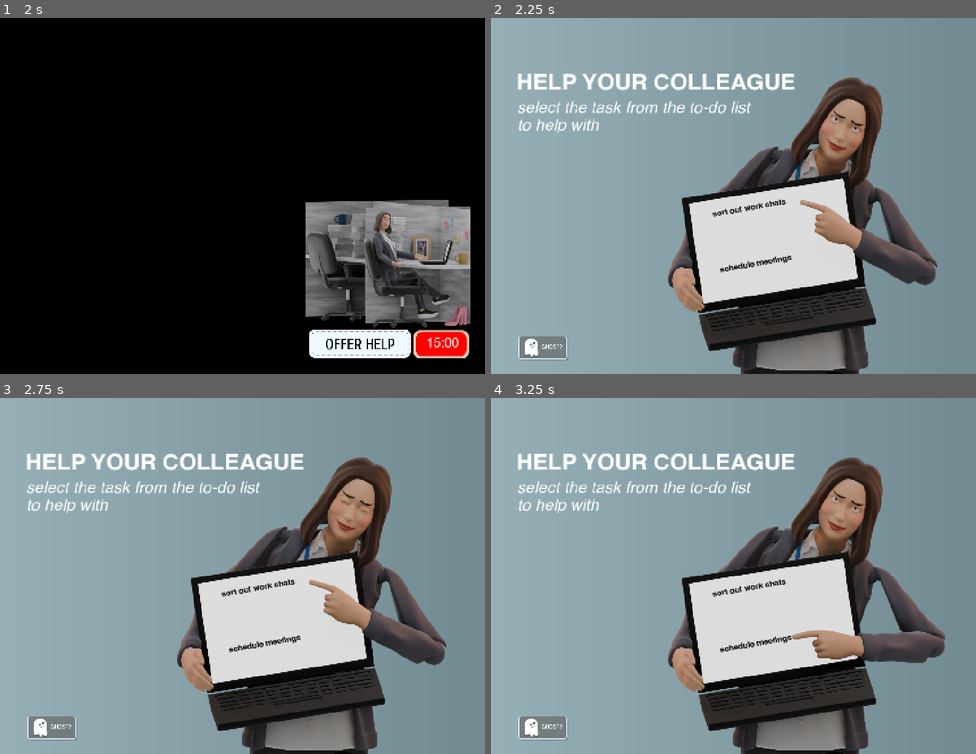
Above: before the commit, frames 1-4 (two rows, left to right).
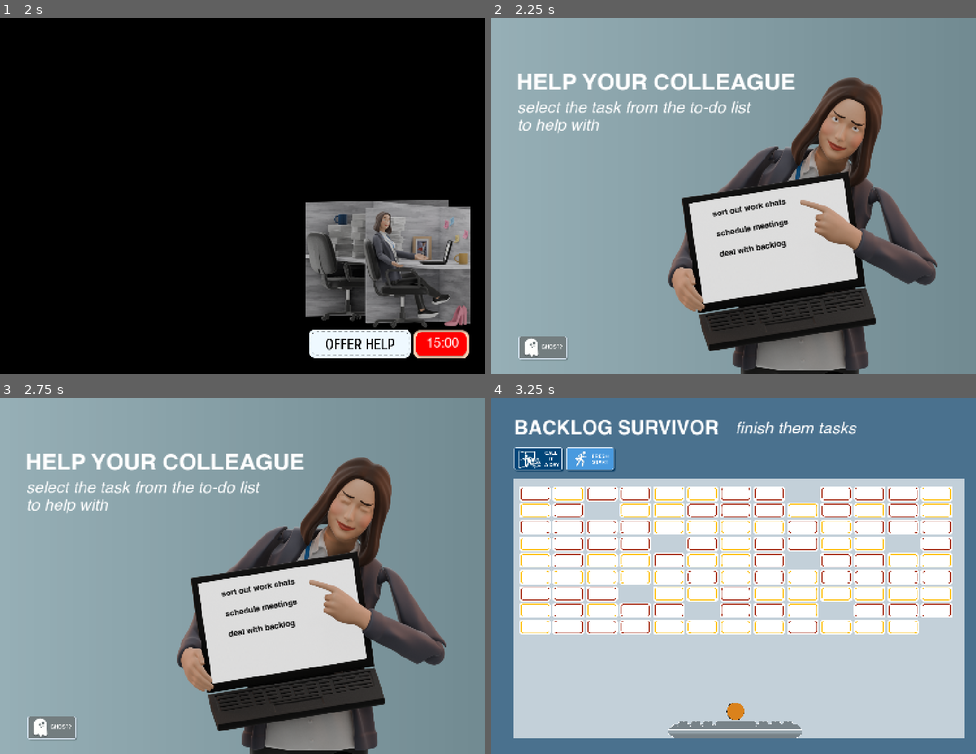
Above: after the commit, the same moments.

Repository: grkovalev/office-game
Game: Godot game, scene res://node.tscn
The game is run twice, just before and just after one commit, with the same random seed, the same clock (stepped at 60 frames per second) and the same inputs.
Inputs (mouse positions are in pixels of both pictures, inside the frame that each line leads up to):
- Up to frame 1 (2 s): click (441, 345) at 0.5 s; click "15:00" at 1.25 s
- Up to frame 2 (2.25 s): click (849, 345) at 2 s
- Up to frame 3 (2.75 s): no input
- Up to frame 4 (3.25 s): click (709, 636) at 2.77 s

Frame 1 is identical in both runs. In frame 2, 0.5% of the frame differs, in the area x 46-62%, y 56-72%; in frame 3, 0.5%; in frame 4, 99%, in the area x 0-100%, y 0-100%.

Commit message:
added arkanoid into menugamepick scene

Diff:
--- a/menugamepick.gd
+++ b/menugamepick.gd
@@ -2,15 +2,18 @@
 
 const MINESWEEPER_SCENE := preload("res://minesweeper.tscn")
 const CALENDARTETRIS_SCENE := preload("res://calendartetris.tscn")
+const BACKLOGARKANOID_SCENE := preload("res://backlogarkanoid.tscn")
 
 @onready var exitbtn: TextureButton = $exitbtn
 @onready var flagbtn_minesweeper: TextureButton = get_node("01_task/minesweeper_btn/01flagbtn")
 @onready var flagbtn_calendartetris: TextureButton = get_node("02_task/tetris_btn/02flagbtn")
+@onready var flagbtn_backlogarkanoid: TextureButton = get_node("03_task/tetris_btn/03flagbtn")
 
 func _ready() -> void:
 	exitbtn.pressed.connect(_on_exitbtn_pressed)
 	flagbtn_minesweeper.pressed.connect(_on_01flagbtn_pressed)
 	flagbtn_calendartetris.pressed.connect(_on_02flagbtn_pressed)
+	flagbtn_backlogarkanoid.pressed.connect(_on_03flagbtn_pressed)
 
 func _on_exitbtn_pressed() -> void:
 	queue_free()
@@ -24,3 +27,8 @@
 	queue_free()
 	var calendartetris := CALENDARTETRIS_SCENE.instantiate()
 	get_tree().root.add_child(calendartetris)
+
+func _on_03flagbtn_pressed() -> void:
+	queue_free()
+	var backlogarkanoid := BACKLOGARKANOID_SCENE.instantiate()
+	get_tree().root.add_child(backlogarkanoid)
--- a/menugamepick.tscn
+++ b/menugamepick.tscn
@@ -116,7 +116,7 @@
 vertical_alignment = 1
 
 [node name="02_task" type="Node2D" parent="." unique_id=497892029]
-position = Vector2(108, 606)
+position = Vector2(97, 496)
 
 [node name="tetris_btn" type="Node2D" parent="02_task" unique_id=86807584]
 position = Vector2(547, 160)
@@ -142,6 +142,33 @@
 text = "schedule meetings"
 vertical_alignment = 1
 
+[node name="03_task" type="Node2D" parent="." unique_id=2144468165]
+position = Vector2(107, 558)
+
+[node name="tetris_btn" type="Node2D" parent="03_task" unique_id=305832314]
+position = Vector2(547, 160)
+scale = Vector2(0.08, 0.08)
+
+[node name="03flagbtn" type="TextureButton" parent="03_task/tetris_btn" unique_id=1873064926]
+offset_right = 666.0
+offset_bottom = 465.0
+texture_normal = ExtResource("10_kjn7q")
+script = ExtResource("11_vy2nc")
+
+[node name="textctrl" type="Node2D" parent="03_task" unique_id=923352635]
+position = Vector2(594, 139)
+rotation = -0.17453294
+scale = Vector2(0.99999994, 0.99999994)
+
+[node name="arkanoid_text" type="Label" parent="03_task/textctrl" unique_id=1532540044]
+offset_right = 249.0
+offset_bottom = 71.0
+theme_override_colors/font_color = Color(0, 0, 0, 1)
+theme_override_fonts/font = ExtResource("8_vamrj")
+theme_override_font_sizes/font_size = 25
+text = "deal with backlog"
+vertical_alignment = 1
+
 [node name="exitbtn" type="TextureButton" parent="." unique_id=1818713821]
 offset_left = 85.0
 offset_top = 974.0
